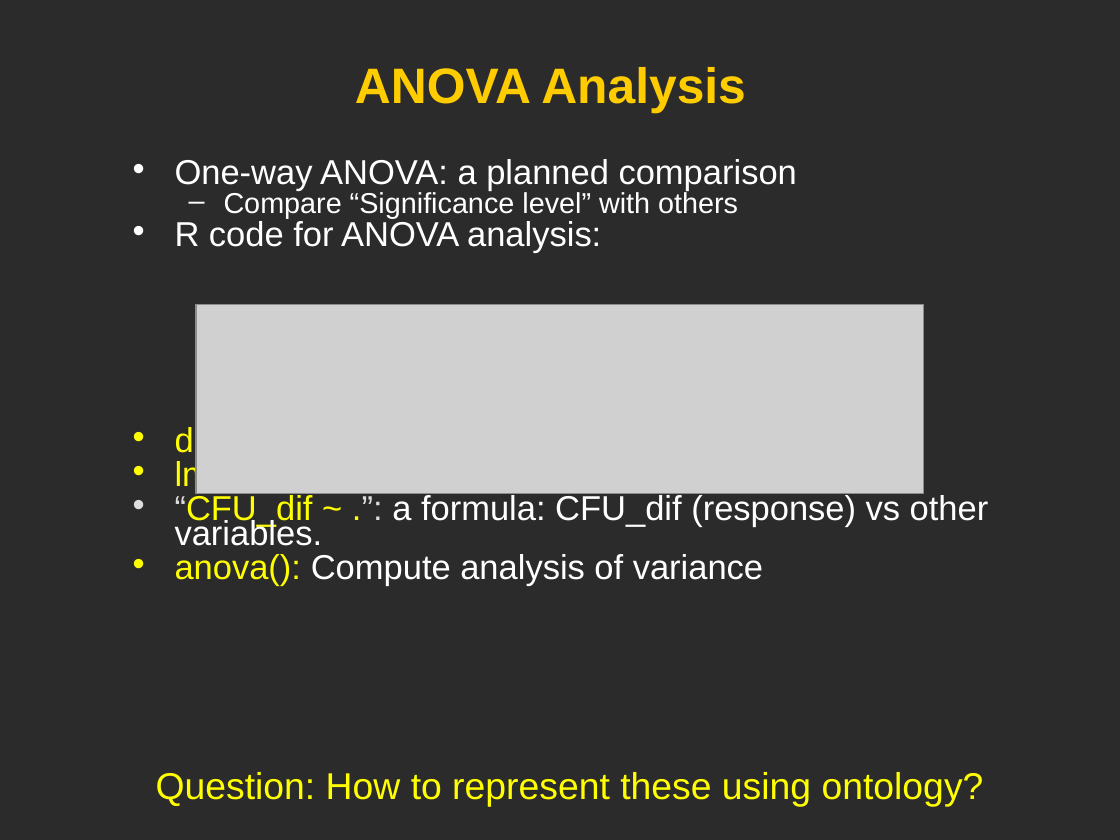
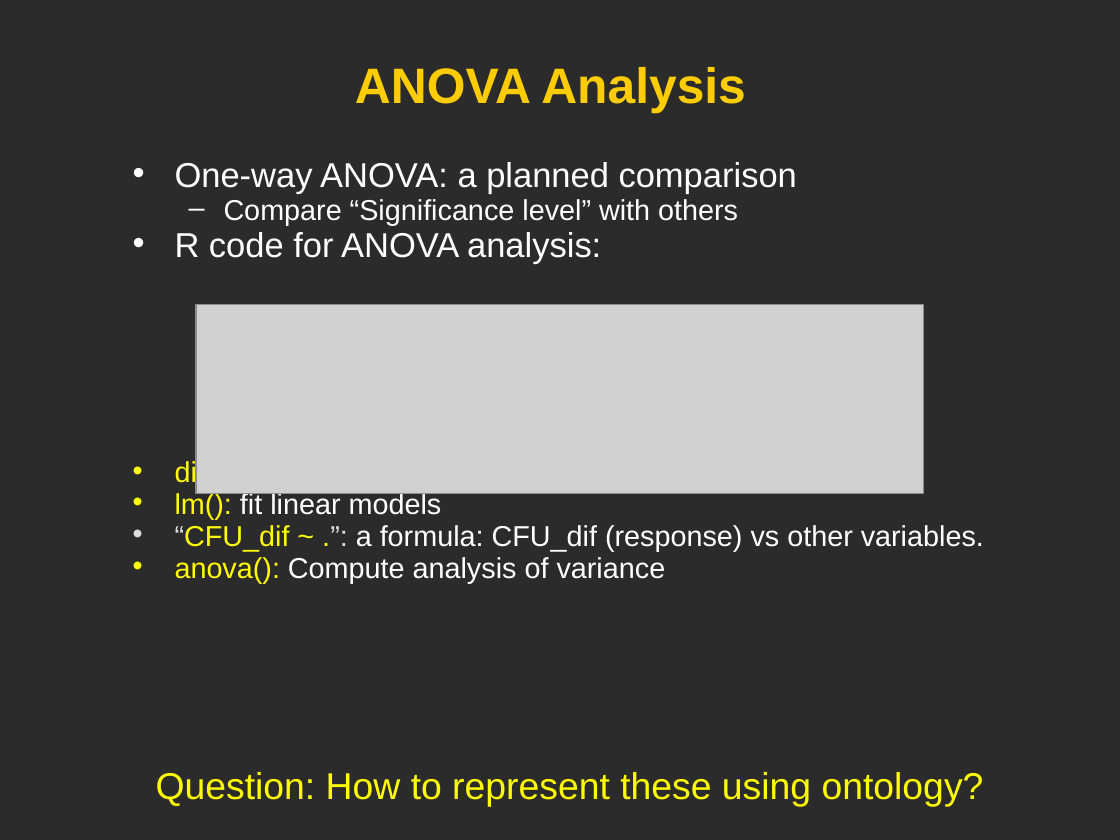
Before and after one commit to obi-ontology/obi-legacy-svn, a slide deck: slide 17 of trunk/docs/developer/use cases/Vaccine_usercase_Vancouver2010.ppt (slide 18 before the commit). Drawn at 1120x840 pixels with LibreOffice and Linux fonts; fonts in the diff are those of the drawing; grey boxes stand for pictures; background and template pictures are left out; a plain dark background stands for a picture behind light text. Boxes give left, top, right and bottom in pixels: in the first picture for what was removed or moved away, otherwise in the second. Text is boxed around its words. In the diff, an @@ line names an element or a change of style, - is before the commit and + after.

```diff
--- a/trunk/docs/developer/use cases/Vaccine_usercase_Vancouver2010.ppt
+++ b/trunk/docs/developer/use cases/Vaccine_usercase_Vancouver2010.ppt
@@ text "One-way ANOVA: a planned comparison" at (x1=175, y1=162, x2=984, y2=583): size 22.2 to 18.5 pt in "disc.ew(): discretization using equal width", "lm(): fit linear models", "“CFU_dif ~ .”: a formula: CFU_dif (response) ...", "anova(): Compute analysis of variance"; line spacing 0.6 to 0.7; less space between paragraphs @@
```
Also in this commit, not shown: 2 other slides changed, 1 slide removed.
